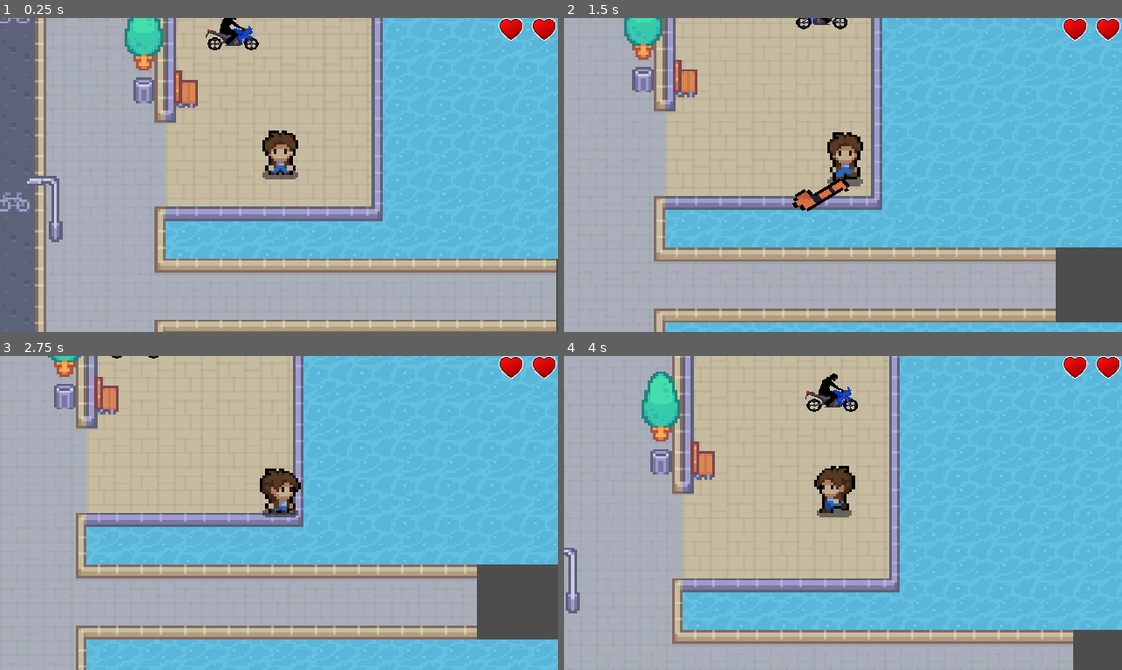
Above: before the commit, frames 1-4 (two rows, left to right).
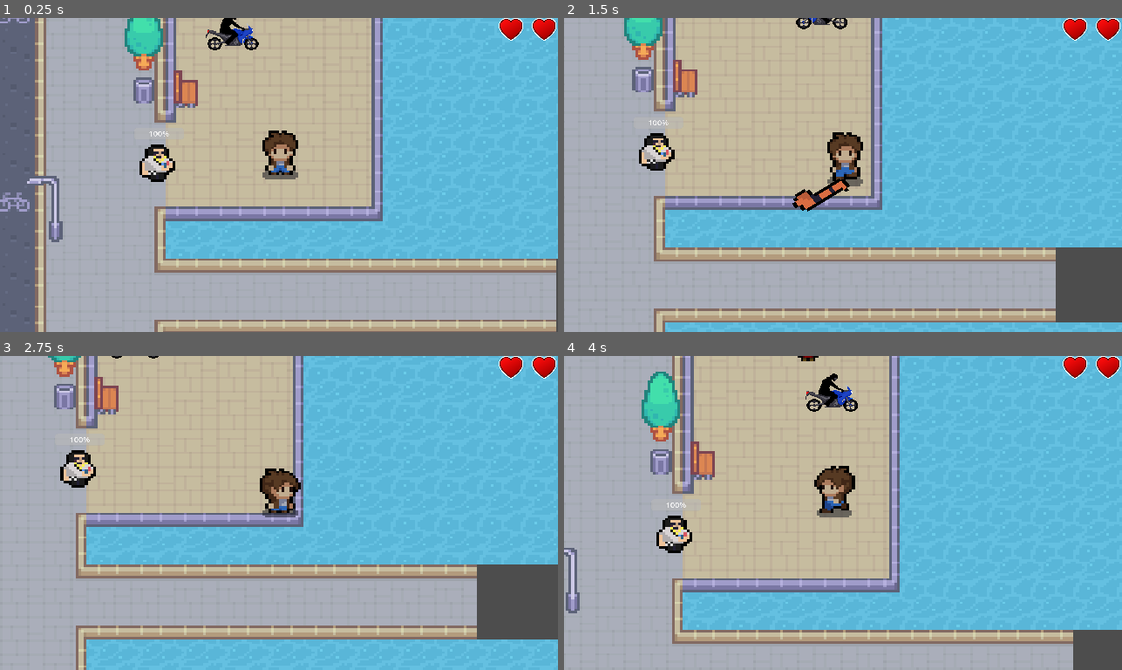
Above: after the commit, the same moments.

Repository: Lukebray/dublin-rpg
Game: Godot game, scene res://scenes/main.tscn
Same seed, same stepped clock (60 frames per second), same inputs: the game is played once before the commit and once after it.
Inputs:
- Up to frame 1 (0.25 s): no input
- Up to frame 2 (1.5 s): hold D (right) 0.53-1.28 s; tap E (action, bound only after the commit) at 0.6 s; hold S (down) from 1.28 s (still down); tap Space (attack) at 1.35 s
- Up to frame 3 (2.75 s): tap E (action, bound only after the commit) at 1.55, 2.1 s; release S (down) at 2.03 s; hold D (right) from 2.03 s (still down)
- Up to frame 4 (4 s): release D (right) at 2.78 s; hold W (up) 2.78-3.53 s; tap E (action, bound only after the commit) at 2.85, 3.8 s; hold A (left) from 3.53 s (still down); tap Space (attack) at 3.6 s

The runs differ from the first frame. In frame 1, 0.5% of the frame differs, in the area x 25-32%, y 36-53%; in frame 2, 0.5%; in frame 3, 0.5%; in frame 4, 0.6%, in the area x 16-46%, y 0-63%.

Commit message:
started adding the npc

Diff:
--- a/HurtboxComponent.gd
+++ b/HurtboxComponent.gd
@@ -23,7 +23,7 @@
 		if area.owner is CharacterBody2D:
 			enemy_velocity = area.owner.velocity
 
-		hit.emit(enemy_velocity)
+		hit.emit(enemy_velocity, area)
 		var hitbox_component = area as HitboxComponent
 		health_component.damage(hitbox_component.damage)
 
--- a/project.godot
+++ b/project.godot
@@ -58,6 +58,11 @@
 "events": [Object(InputEventKey,"resource_local_to_scene":false,"resource_name":"","device":-1,"window_id":0,"alt_pressed":false,"shift_pressed":false,"ctrl_pressed":false,"meta_pressed":false,"pressed":false,"keycode":0,"physical_keycode":32,"key_label":0,"unicode":32,"echo":false,"script":null)
 ]
 }
+action={
+"deadzone": 0.5,
+"events": [Object(InputEventKey,"resource_local_to_scene":false,"resource_name":"","device":-1,"window_id":0,"alt_pressed":false,"shift_pressed":false,"ctrl_pressed":false,"meta_pressed":false,"pressed":false,"keycode":0,"physical_keycode":69,"key_label":0,"unicode":101,"echo":false,"script":null)
+]
+}
 
 [layer_names]
 
@@ -65,6 +70,8 @@
 2d_physics/layer_2="Player"
 2d_physics/layer_3="PlayerWeapon"
 2d_physics/layer_4="Enemy"
+2d_physics/layer_5="Pickup"
+2d_physics/layer_6="NPC"
 
 [rendering]
 
--- /dev/null
+++ b/scenes/components/drop_component.gd
@@ -0,0 +1,20 @@
+extends Node
+class_name DropComponent
+
+@export var health_component : Node
+@export var drop_item_scene : PackedScene
+
+
+func _on_health_component_died():
+		if drop_item_scene == null:
+			return
+
+		if not owner is Node2D:
+			return
+
+		var spawn_position = (owner as Node2D).global_position
+		var drop_instance = drop_item_scene.instantiate() as Node2D
+
+		var drops_layer = get_tree().get_first_node_in_group("drops_layer")
+		drops_layer.add_child(drop_instance)
+		drop_instance.global_position = spawn_position
--- /dev/null
+++ b/scenes/components/drop_component.tscn
@@ -0,0 +1,6 @@
+[gd_scene load_steps=2 format=3 uid="uid://8wl8ws8t3lqb"]
+
+[ext_resource type="Script" path="res://scenes/components/drop_component.gd" id="1_41tyy"]
+
+[node name="DropComponent" type="Node"]
+script = ExtResource("1_41tyy")
--- a/scenes/entities/Shoot.gd
+++ b/scenes/entities/Shoot.gd
@@ -44,6 +44,6 @@
 	var projectile = projectile_node.instantiate()
 
 	projectile.position = global_position
-	projectile.direction = (player.global_position - global_position).normalized()
+	projectile.direction = ((player.global_position + Vector2(player.get_node("Sprite2D").offset.x, (player.get_node("Sprite2D").offset.y / 2))) - global_position).normalized() #the offsets are so it aims at the centre of the sprite
 
 	get_tree().current_scene.call_deferred("add_child", projectile)
--- a/scenes/entities/enemies/dublin_scumbag/dublin_scum_bag_enemy.tscn
+++ b/scenes/entities/enemies/dublin_scumbag/dublin_scum_bag_enemy.tscn
@@ -16,7 +16,7 @@
 [sub_resource type="RectangleShape2D" id="RectangleShape2D_yd58k"]
 size = Vector2(17, 7)
 
-[node name="DublinScumBagEnemy" type="CharacterBody2D"]
+[node name="DublinScumBagEnemy" type="CharacterBody2D" groups=["enemy"]]
 z_index = 1
 collision_layer = 0
 collision_mask = 9
--- a/scenes/entities/enemies/give_me_a_bag/give_me_a_bag_enemy.gd
+++ b/scenes/entities/enemies/give_me_a_bag/give_me_a_bag_enemy.gd
@@ -6,6 +6,7 @@
 @onready var health_bar = $HealthBar
 @onready var health_component = $HealthComponent
 
+@export var coin_node : PackedScene
 @export var movement_speed : float = 50.0
 @export var acceleration : float = 5
 
--- a/scenes/entities/enemies/give_me_a_bag/give_me_a_bag_enemy.tscn
+++ b/scenes/entities/enemies/give_me_a_bag/give_me_a_bag_enemy.tscn
@@ -1,10 +1,12 @@
-[gd_scene load_steps=17 format=3 uid="uid://c356qio6dv8ir"]
+[gd_scene load_steps=19 format=3 uid="uid://c356qio6dv8ir"]
 
 [ext_resource type="Script" path="res://scenes/entities/enemies/give_me_a_bag/give_me_a_bag_enemy.gd" id="1_gntgd"]
 [ext_resource type="PackedScene" uid="uid://p4c321o2n7ho" path="res://scenes/components/random_stream_player_2d_component.tscn" id="2_08hsj"]
 [ext_resource type="Texture2D" uid="uid://icudln6va4fy" path="res://art/give_me_a_bag_enemy/gimme_a_bag_enemy.png" id="2_djiko"]
+[ext_resource type="PackedScene" uid="uid://chdi8tl2552ud" path="res://scenes/entities/pickups/coin_pickup.tscn" id="2_mii63"]
 [ext_resource type="PackedScene" uid="uid://dq70dfgj4rbxd" path="res://scenes/components/health_component.tscn" id="2_mo5j6"]
 [ext_resource type="AudioStream" uid="uid://b5k48w2fx21gl" path="res://audio/junkie_enemy/junkie_get_out_of_my_way.wav" id="3_s0mem"]
+[ext_resource type="PackedScene" uid="uid://8wl8ws8t3lqb" path="res://scenes/components/drop_component.tscn" id="4_ony8t"]
 [ext_resource type="AudioStream" uid="uid://2lbqeq2yroml" path="res://audio/junkie_enemy/junkie_gimme_a_bag.wav" id="4_r8kdy"]
 [ext_resource type="AudioStream" uid="uid://dq3swpg2i72s4" path="res://audio/junkie_enemy/junkie_gimme_a_bag_now.wav" id="5_mt1nw"]
 [ext_resource type="Script" path="res://scenes/entities/FiniteStateMachine.gd" id="7_duys6"]
@@ -21,16 +23,21 @@
 [sub_resource type="RectangleShape2D" id="RectangleShape2D_dpx4o"]
 size = Vector2(15, 16)
 
-[node name="GiveMeABagEnemy" type="CharacterBody2D"]
+[node name="GiveMeABagEnemy" type="CharacterBody2D" groups=["enemy"]]
 y_sort_enabled = true
 collision_layer = 8
 collision_mask = 14
 motion_mode = 1
 script = ExtResource("1_gntgd")
+coin_node = ExtResource("2_mii63")
 movement_speed = 30.0
 
 [node name="HealthComponent" parent="." instance=ExtResource("2_mo5j6")]
-max_health = 4.0
+max_health = 1.0
+
+[node name="DropComponent" parent="." node_paths=PackedStringArray("health_component") instance=ExtResource("4_ony8t")]
+health_component = NodePath("../HealthComponent")
+drop_item_scene = ExtResource("2_mii63")
 
 [node name="RandomStreamPlayer2DComponent" parent="." instance=ExtResource("2_08hsj")]
 volume_db = -10.0
@@ -38,6 +45,7 @@
 randomise_pitch = false
 
 [node name="Debug" type="Label" parent="."]
+visible = false
 offset_left = -6.0
 offset_top = -24.0
 offset_right = 24.0
@@ -97,6 +105,7 @@
 position = Vector2(-0.5, -8)
 shape = SubResource("RectangleShape2D_dpx4o")
 
+[connection signal="died" from="HealthComponent" to="DropComponent" method="_on_health_component_died"]
 [connection signal="health_changed" from="HealthComponent" to="." method="_on_health_component_health_changed"]
 [connection signal="timeout" from="FiniteStateMachine/Shoot/Timer" to="FiniteStateMachine/Shoot" method="_on_timer_timeout"]
 [connection signal="timeout" from="FiniteStateMachine/Dash/Timer" to="FiniteStateMachine/Dash" method="_on_timer_timeout"]
--- /dev/null
+++ b/scenes/entities/npcs/npc.gd
@@ -0,0 +1,88 @@
+extends CharacterBody2D
+
+@export var movement_speed : float = 30
+@export var acceleration : float = 50
+
+var current_state = IDLE
+var direction = Vector2.RIGHT
+var start_pos
+var is_roaming = true
+var is_chatting = false
+
+var player
+var player_in_chat_zone = false
+
+enum {
+	IDLE,
+	NEW_DIR,
+	MOVE
+}
+
+func _ready():
+	player = get_tree().get_first_node_in_group("player")
+	randomize()
+	start_pos = position
+
+
+func _process(delta):
+	if current_state == 0 || current_state == 1:
+		$AnimatedSprite2D.play("idle")
+	elif current_state == 2 && !is_chatting:
+		if direction.x == -1:
+			$AnimatedSprite2D.play("walk_west")
+		if direction.x == 1:
+			$AnimatedSprite2D.play("walk_east")
+		if direction.y == -1:
+			$AnimatedSprite2D.play("walk_north")
+		if direction.y == 1:
+			$AnimatedSprite2D.play("walk_south")
+
+	if Input.is_action_just_pressed("action") && player_in_chat_zone == true:
+		print("chatting with NPC")
+		is_roaming = false
+		is_chatting = true
+		$AnimatedSprite2D.play("idle")
+
+
+func _physics_process(delta):
+	if is_roaming:
+		match current_state:
+			IDLE:
+				pass
+			NEW_DIR:
+				direction = choose([Vector2.RIGHT, Vector2.UP, Vector2.LEFT, Vector2.DOWN])
+			MOVE:
+				move()
+				move_and_slide()
+
+
+
+func choose(array):
+	array.shuffle()
+	return array.front()
+
+
+func move():
+	if !is_chatting:
+		var desired_velocity = direction * movement_speed
+		velocity = velocity.lerp(desired_velocity, 1 - exp(-acceleration * get_process_delta_time()))
+
+
+func _on_chat_detection_body_entered(body):
+	print("body = ", body.name)
+	if body.is_in_group("player"):
+		player_in_chat_zone = true
+
+
+func _on_chat_detection_body_exited(body):
+	if body.is_in_group("player"):
+		player_in_chat_zone = false
+
+
+func _on_timer_timeout():
+	$Timer.wait_time = choose([0.5, 1.0, 1.5])
+	current_state = choose([IDLE, NEW_DIR, MOVE])
+
+
+func _on_chat_detection_area_entered(area):
+	print("area = ", area.name)
--- /dev/null
+++ b/scenes/entities/npcs/npc.tscn
@@ -0,0 +1,191 @@
+[gd_scene load_steps=24 format=3 uid="uid://4cj1gs0njngd"]
+
+[ext_resource type="Script" path="res://scenes/entities/npcs/npc.gd" id="1_fb8ey"]
+[ext_resource type="Texture2D" uid="uid://db06y7c5knnyp" path="res://art/npc/Human-Worker-Red.png" id="2_8h1gh"]
+
+[sub_resource type="AtlasTexture" id="AtlasTexture_ssvk4"]
+atlas = ExtResource("2_8h1gh")
+region = Rect2(8, 8, 16, 16)
+
+[sub_resource type="AtlasTexture" id="AtlasTexture_lhuxj"]
+atlas = ExtResource("2_8h1gh")
+region = Rect2(40, 8, 16, 16)
+
+[sub_resource type="AtlasTexture" id="AtlasTexture_6fjyq"]
+atlas = ExtResource("2_8h1gh")
+region = Rect2(40, 72, 16, 16)
+
+[sub_resource type="AtlasTexture" id="AtlasTexture_onybd"]
+atlas = ExtResource("2_8h1gh")
+region = Rect2(72, 72, 16, 16)
+
+[sub_resource type="AtlasTexture" id="AtlasTexture_3xa5j"]
+atlas = ExtResource("2_8h1gh")
+region = Rect2(104, 72, 16, 16)
+
+[sub_resource type="AtlasTexture" id="AtlasTexture_jm1xb"]
+atlas = ExtResource("2_8h1gh")
+region = Rect2(136, 72, 16, 16)
+
+[sub_resource type="AtlasTexture" id="AtlasTexture_emidu"]
+atlas = ExtResource("2_8h1gh")
+region = Rect2(40, 136, 16, 16)
+
+[sub_resource type="AtlasTexture" id="AtlasTexture_w3uci"]
+atlas = ExtResource("2_8h1gh")
+region = Rect2(72, 136, 16, 16)
+
+[sub_resource type="AtlasTexture" id="AtlasTexture_doeqc"]
+atlas = ExtResource("2_8h1gh")
+region = Rect2(104, 136, 16, 16)
+
+[sub_resource type="AtlasTexture" id="AtlasTexture_jrb6b"]
+atlas = ExtResource("2_8h1gh")
+region = Rect2(136, 136, 16, 16)
+
+[sub_resource type="AtlasTexture" id="AtlasTexture_67hmv"]
+atlas = ExtResource("2_8h1gh")
+region = Rect2(40, 8, 16, 16)
+
+[sub_resource type="AtlasTexture" id="AtlasTexture_xvemq"]
+atlas = ExtResource("2_8h1gh")
+region = Rect2(72, 8, 16, 16)
+
+[sub_resource type="AtlasTexture" id="AtlasTexture_1q48f"]
+atlas = ExtResource("2_8h1gh")
+region = Rect2(104, 8, 16, 16)
+
+[sub_resource type="AtlasTexture" id="AtlasTexture_m7h2u"]
+atlas = ExtResource("2_8h1gh")
+region = Rect2(136, 8, 16, 16)
+
+[sub_resource type="AtlasTexture" id="AtlasTexture_gl265"]
+atlas = ExtResource("2_8h1gh")
+region = Rect2(40, 200, 16, 16)
+
+[sub_resource type="AtlasTexture" id="AtlasTexture_t8sc3"]
+atlas = ExtResource("2_8h1gh")
+region = Rect2(72, 200, 16, 16)
+
+[sub_resource type="AtlasTexture" id="AtlasTexture_ngb6w"]
+atlas = ExtResource("2_8h1gh")
+region = Rect2(104, 200, 16, 16)
+
+[sub_resource type="AtlasTexture" id="AtlasTexture_7yxvn"]
+atlas = ExtResource("2_8h1gh")
+region = Rect2(136, 200, 16, 16)
+
+[sub_resource type="SpriteFrames" id="SpriteFrames_h5vjc"]
+animations = [{
+"frames": [{
+"duration": 1.0,
+"texture": SubResource("AtlasTexture_ssvk4")
+}, {
+"duration": 1.0,
+"texture": SubResource("AtlasTexture_lhuxj")
+}],
+"loop": true,
+"name": &"idle",
+"speed": 2.0
+}, {
+"frames": [{
+"duration": 1.0,
+"texture": SubResource("AtlasTexture_6fjyq")
+}, {
+"duration": 1.0,
+"texture": SubResource("AtlasTexture_onybd")
+}, {
+"duration": 1.0,
+"texture": SubResource("AtlasTexture_3xa5j")
+}, {
+"duration": 1.0,
+"texture": SubResource("AtlasTexture_jm1xb")
+}],
+"loop": true,
+"name": &"walk_east",
+"speed": 5.0
+}, {
+"frames": [{
+"duration": 1.0,
+"texture": SubResource("AtlasTexture_emidu")
+}, {
+"duration": 1.0,
+"texture": SubResource("AtlasTexture_w3uci")
+}, {
+"duration": 1.0,
+"texture": SubResource("AtlasTexture_doeqc")
+}, {
+"duration": 1.0,
+"texture": SubResource("AtlasTexture_jrb6b")
+}],
+"loop": true,
+"name": &"walk_north",
+"speed": 5.0
+}, {
+"frames": [{
+"duration": 1.0,
+"texture": SubResource("AtlasTexture_67hmv")
+}, {
+"duration": 1.0,
+"texture": SubResource("AtlasTexture_xvemq")
+}, {
+"duration": 1.0,
+"texture": SubResource("AtlasTexture_1q48f")
+}, {
+"duration": 1.0,
+"texture": SubResource("AtlasTexture_m7h2u")
+}],
+"loop": true,
+"name": &"walk_south",
+"speed": 5.0
+}, {
+"frames": [{
+"duration": 1.0,
+"texture": SubResource("AtlasTexture_gl265")
+}, {
+"duration": 1.0,
+"texture": SubResource("AtlasTexture_t8sc3")
+}, {
+"duration": 1.0,
+"texture": SubResource("AtlasTexture_ngb6w")
+}, {
+"duration": 1.0,
+"texture": SubResource("AtlasTexture_7yxvn")
+}],
+"loop": true,
+"name": &"walk_west",
+"speed": 5.0
+}]
+
+[sub_resource type="RectangleShape2D" id="RectangleShape2D_1mixh"]
+size = Vector2(8, 3)
+
+[sub_resource type="CircleShape2D" id="CircleShape2D_yb2ui"]
+radius = 11.0
+
+[node name="NPC" type="CharacterBody2D"]
+collision_layer = 32
+collision_mask = 11
+script = ExtResource("1_fb8ey")
+
+[node name="AnimatedSprite2D" type="AnimatedSprite2D" parent="."]
+position = Vector2(0, -7)
+sprite_frames = SubResource("SpriteFrames_h5vjc")
+animation = &"idle"
+
+[node name="PhysicsCollisionShape" type="CollisionShape2D" parent="."]
+position = Vector2(0, -1.5)
+shape = SubResource("RectangleShape2D_1mixh")
+
+[node name="ChatDetection" type="Area2D" parent="."]
+
+[node name="CollisionShape2D" type="CollisionShape2D" parent="ChatDetection"]
+position = Vector2(0, -6)
+shape = SubResource("CircleShape2D_yb2ui")
+
+[node name="Timer" type="Timer" parent="."]
+autostart = true
+
+[connection signal="body_entered" from="ChatDetection" to="." method="_on_chat_detection_body_entered"]
+[connection signal="body_exited" from="ChatDetection" to="." method="_on_chat_detection_body_exited"]
+[connection signal="timeout" from="Timer" to="." method="_on_timer_timeout"]
--- /dev/null
+++ b/scenes/entities/pickups/coin_pickup.tscn
@@ -0,0 +1,64 @@
+[gd_scene load_steps=12 format=3 uid="uid://chdi8tl2552ud"]
+
+[ext_resource type="Texture2D" uid="uid://cbhuhxd2kn3fx" path="res://art/gold_coin/goldCoin1.png" id="1_qgrwh"]
+[ext_resource type="Texture2D" uid="uid://coh841dbk0u2m" path="res://art/gold_coin/goldCoin2.png" id="2_htjse"]
+[ext_resource type="Texture2D" uid="uid://cv4g4hglqcasd" path="res://art/gold_coin/goldCoin3.png" id="3_icvfm"]
+[ext_resource type="Texture2D" uid="uid://7m15o13rt1ae" path="res://art/gold_coin/goldCoin4.png" id="4_bsq3x"]
+[ext_resource type="Texture2D" uid="uid://dh3216r8pktwb" path="res://art/gold_coin/goldCoin5.png" id="5_3suls"]
+[ext_resource type="Texture2D" uid="uid://d2uu81nh7dko1" path="res://art/gold_coin/goldCoin6.png" id="6_e2epk"]
+[ext_resource type="Texture2D" uid="uid://clqck5eagyvou" path="res://art/gold_coin/goldCoin7.png" id="7_5450w"]
+[ext_resource type="Texture2D" uid="uid://txykwatw4jpy" path="res://art/gold_coin/goldCoin8.png" id="8_hj3or"]
+[ext_resource type="Texture2D" uid="uid://dljs6u8fjux46" path="res://art/gold_coin/goldCoin9.png" id="9_urafb"]
+
+[sub_resource type="SpriteFrames" id="SpriteFrames_jf00i"]
+animations = [{
+"frames": [{
+"duration": 1.0,
+"texture": ExtResource("1_qgrwh")
+}, {
+"duration": 1.0,
+"texture": ExtResource("2_htjse")
+}, {
+"duration": 1.0,
+"texture": ExtResource("3_icvfm")
+}, {
+"duration": 1.0,
+"texture": ExtResource("4_bsq3x")
+}, {
+"duration": 1.0,
+"texture": ExtResource("5_3suls")
+}, {
+"duration": 1.0,
+"texture": ExtResource("6_e2epk")
+}, {
+"duration": 1.0,
+"texture": ExtResource("7_5450w")
+}, {
+"duration": 1.0,
+"texture": ExtResource("8_hj3or")
+}, {
+"duration": 1.0,
+"texture": ExtResource("9_urafb")
+}],
+"loop": true,
+"name": &"default",
+"speed": 6.0
+}]
+
+[sub_resource type="CircleShape2D" id="CircleShape2D_yukxk"]
+radius = 3.0
+
+[node name="EuroPickup" type="Area2D"]
+y_sort_enabled = true
+collision_layer = 16
+collision_mask = 2
+
+[node name="AnimatedSprite2D" type="AnimatedSprite2D" parent="."]
+position = Vector2(-4.76837e-07, 4.76837e-07)
+scale = Vector2(0.625, 0.625)
+sprite_frames = SubResource("SpriteFrames_jf00i")
+autoplay = "default"
+frame_progress = 0.0387838
+
+[node name="CollisionShape2D" type="CollisionShape2D" parent="."]
+shape = SubResource("CircleShape2D_yukxk")
--- a/scenes/entities/player.gd
+++ b/scenes/entities/player/player.gd
@@ -109,5 +109,6 @@
 	health_changed.emit(health_component.current_health)
 
 
-func _on_hurtbox_component_hit(enemy_vlocity):
-	knockback(enemy_vlocity)
+func _on_hurtbox_component_hit(enemy_vlocity, enemy_area):
+	if enemy_area.is_in_group("enemy"):
+		knockback(enemy_vlocity)
--- a/scenes/entities/player.tscn
+++ b/scenes/entities/player/player.tscn
@@ -1,6 +1,6 @@
 [gd_scene load_steps=20 format=3 uid="uid://dyvnc0cct1ce6"]
 
-[ext_resource type="Script" path="res://scenes/entities/player.gd" id="1_vav3l"]
+[ext_resource type="Script" path="res://scenes/entities/player/player.gd" id="1_vav3l"]
 [ext_resource type="PackedScene" uid="uid://dq70dfgj4rbxd" path="res://scenes/components/health_component.tscn" id="2_becbl"]
 [ext_resource type="Texture2D" uid="uid://hodmbfjevquq" path="res://art/player/player.png" id="2_g7mux"]
 [ext_resource type="PackedScene" uid="uid://d3mdcvgnkh1bp" path="res://scenes/abilities/stick_ability.tscn" id="3_lxpm8"]
--- a/scenes/main.tscn
+++ b/scenes/main.tscn
@@ -1,12 +1,13 @@
-[gd_scene load_steps=13 format=3 uid="uid://4p76v83dj554"]
+[gd_scene load_steps=14 format=3 uid="uid://4p76v83dj554"]
 
 [ext_resource type="PackedScene" uid="uid://npjun6tyy67s" path="res://scenes/components/health/health_container.tscn" id="1_b718l"]
 [ext_resource type="Script" path="res://scenes/main.gd" id="1_gr2ww"]
-[ext_resource type="PackedScene" uid="uid://dyvnc0cct1ce6" path="res://scenes/entities/player.tscn" id="1_xex02"]
+[ext_resource type="PackedScene" uid="uid://dyvnc0cct1ce6" path="res://scenes/entities/player/player.tscn" id="1_xex02"]
 [ext_resource type="Texture2D" uid="uid://b7wg4jdqj0w3s" path="res://art/tilemap_packed.png" id="2_r3bdp"]
 [ext_resource type="Script" path="res://scenes/FollowCam.gd" id="3_o3yoe"]
 [ext_resource type="PackedScene" uid="uid://c356qio6dv8ir" path="res://scenes/entities/enemies/give_me_a_bag/give_me_a_bag_enemy.tscn" id="4_0vrka"]
 [ext_resource type="PackedScene" uid="uid://djnpn2x5htvwo" path="res://scenes/entities/enemies/dublin_scumbag/dublin_scum_bag_enemy.tscn" id="7_odxia"]
+[ext_resource type="PackedScene" uid="uid://4cj1gs0njngd" path="res://scenes/entities/npcs/npc.tscn" id="8_u1cjk"]
 
 [sub_resource type="TileMapPattern" id="TileMapPattern_kph2u"]
 tile_data = PackedInt32Array(0, 131072, 17, 65536, 131072, 17, 1, 589824, 16, 65537, 196608, 17, 2, 262144, 17, 65538, 262144, 17)
@@ -1577,9 +1578,15 @@
 script = ExtResource("3_o3yoe")
 tilemap = NodePath("../..")
 
+[node name="NPC" parent="TileMap" groups=["npc"] instance=ExtResource("8_u1cjk")]
+z_index = 1
+y_sort_enabled = true
+position = Vector2(222.292, 237.706)
+scale = Vector2(0.642463, 0.742832)
+
 [node name="GiveMeABagEnemy" parent="TileMap" instance=ExtResource("4_0vrka")]
 z_index = 1
-position = Vector2(177.962, -498.44)
+position = Vector2(173.465, 319.418)
 collision_mask = 15
 
 [node name="DublinScumBagEnemy" parent="TileMap" node_paths=PackedStringArray("end_point") instance=ExtResource("7_odxia")]
@@ -1609,3 +1616,7 @@
 
 [node name="Marker2D4" type="Marker2D" parent="TileMap/DublinScumBagEnemy4"]
 position = Vector2(47.5423, -5.94269)
+
+[node name="Drops" type="Node2D" parent="TileMap" groups=["drops_layer"]]
+z_index = 1
+y_sort_enabled = true
Binary file added: art/gold_coin/goldCoin1.png
Not shown, added: art/gold_coin/goldCoin1.png.import
Binary file added: art/gold_coin/goldCoin2.png
Not shown, added: art/gold_coin/goldCoin2.png.import
Binary file added: art/gold_coin/goldCoin3.png
Not shown, added: art/gold_coin/goldCoin3.png.import
Binary file added: art/gold_coin/goldCoin4.png
Not shown, added: art/gold_coin/goldCoin4.png.import
Binary file added: art/gold_coin/goldCoin5.png
Not shown, added: art/gold_coin/goldCoin5.png.import
Binary file added: art/gold_coin/goldCoin6.png
Not shown, added: art/gold_coin/goldCoin6.png.import
(and 8 more such lines)
